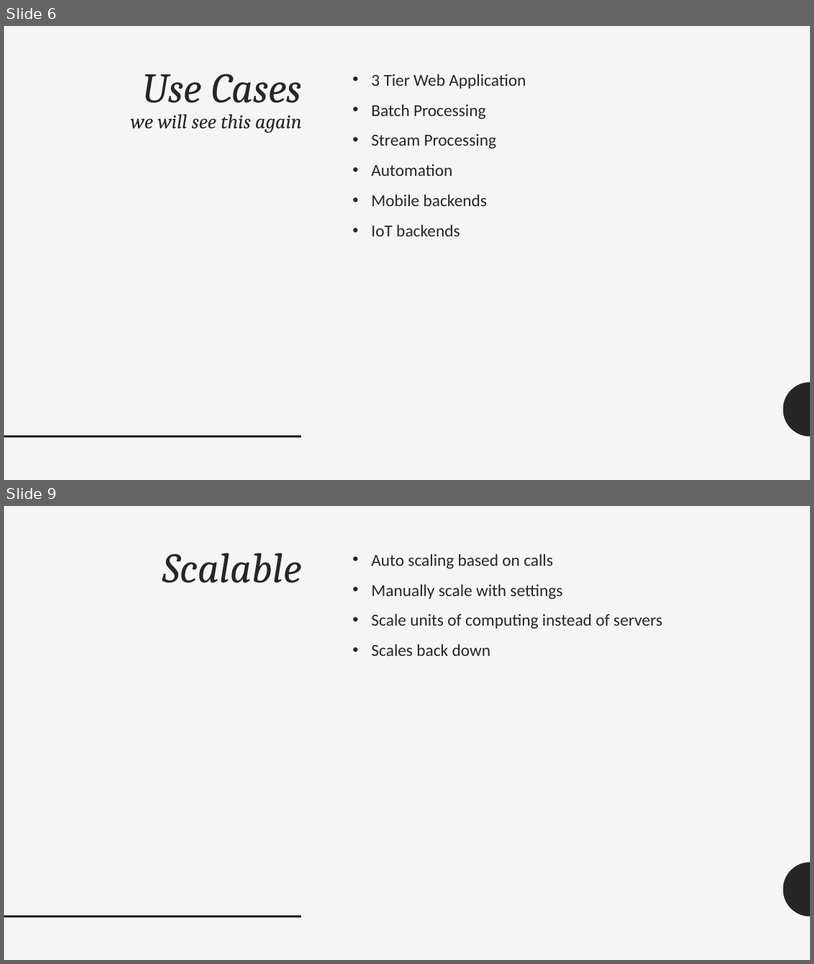
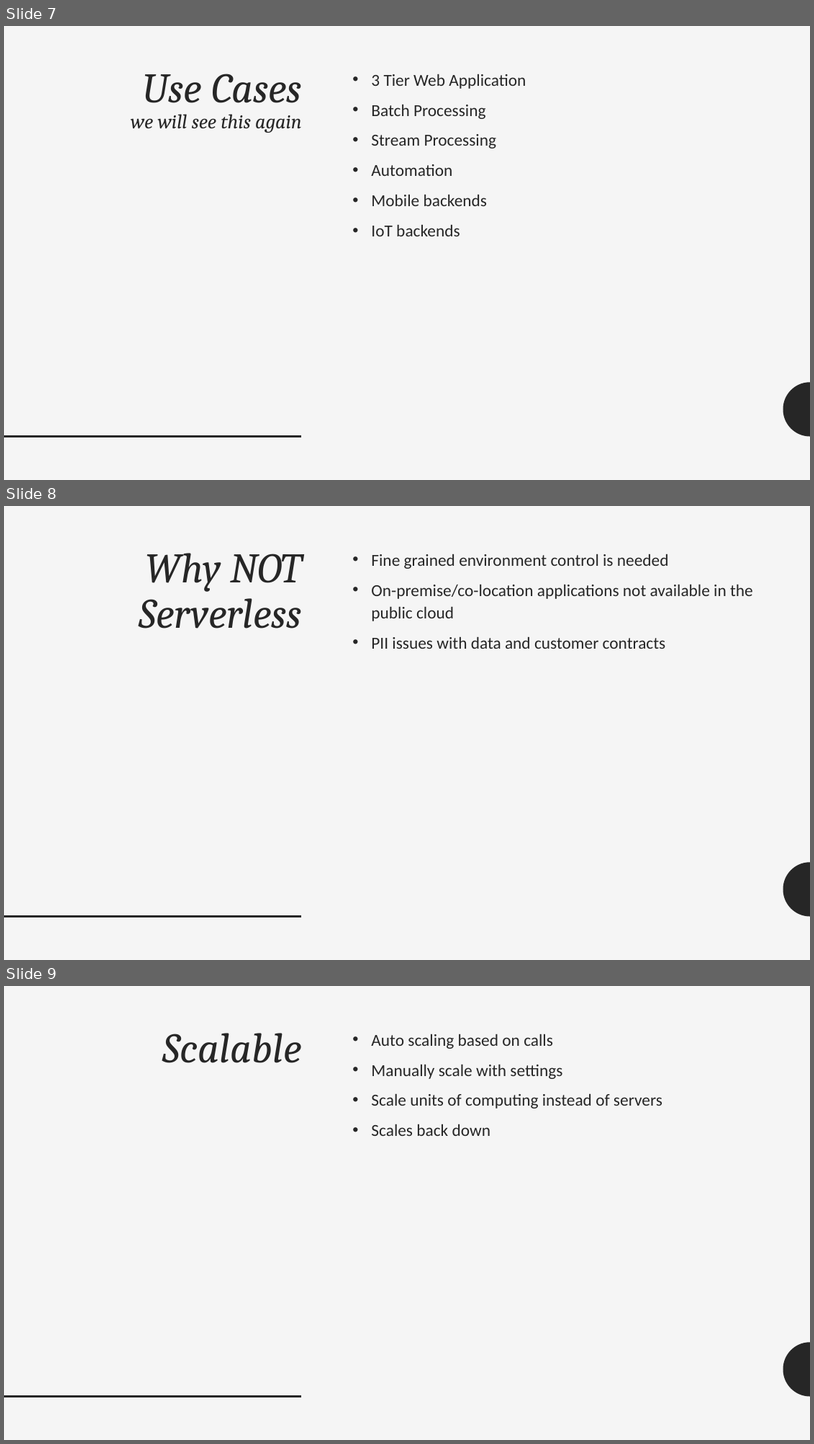
Before and after one commit to adrianpomilio/going-serverless, a slide deck: going-serverless-2017.pptx. Shown one above the other, each under a label of ours: slides 6 and 9 before the commit, slides 7, 8 and 9 after it; the slides between them are not shown. The pictures are 814x964 and 814x1444 pixels, drawn with LibreOffice and Linux fonts; fonts in the diff are those of the drawing. Boxes give left, top, right and bottom in pixels: in the first picture for what was removed or moved away, otherwise in the second. Text is boxed around its words. In the diff, an @@ line names an element or a change of style, - is before the commit and + after.

```diff
--- a/going-serverless-2017.pptx
+++ b/going-serverless-2017.pptx
@@ slide 8 added at <box>4,506,810,960</box>, background #F5F5F5; not listed: 2 template elements that a slide beside it also shows @@
@@ title added at <box>139,553,302,628</box>, 50 pt, text #262626, italic @@
+Why NOT Serverless
@@ text added at <box>371,554,754,649</box>, 20 pt, text #262626 @@
+• Fine grained environment control is needed
+• On-premise/co-location applications not available in the public cloud
+• PII issues with data and customer contracts
@@ what was slide 6 is now slide 7 @@
```
Also in this commit, not shown: 2 other slides added, 3 slides removed.
